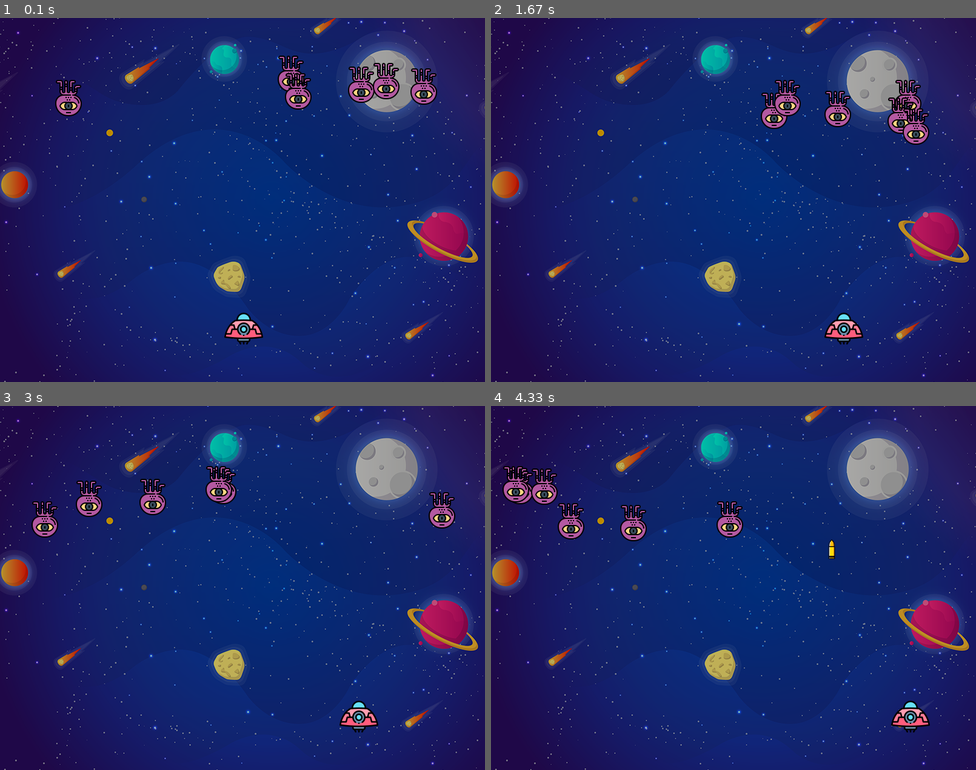
Above: before the commit, frames 1-4 (two rows, left to right).
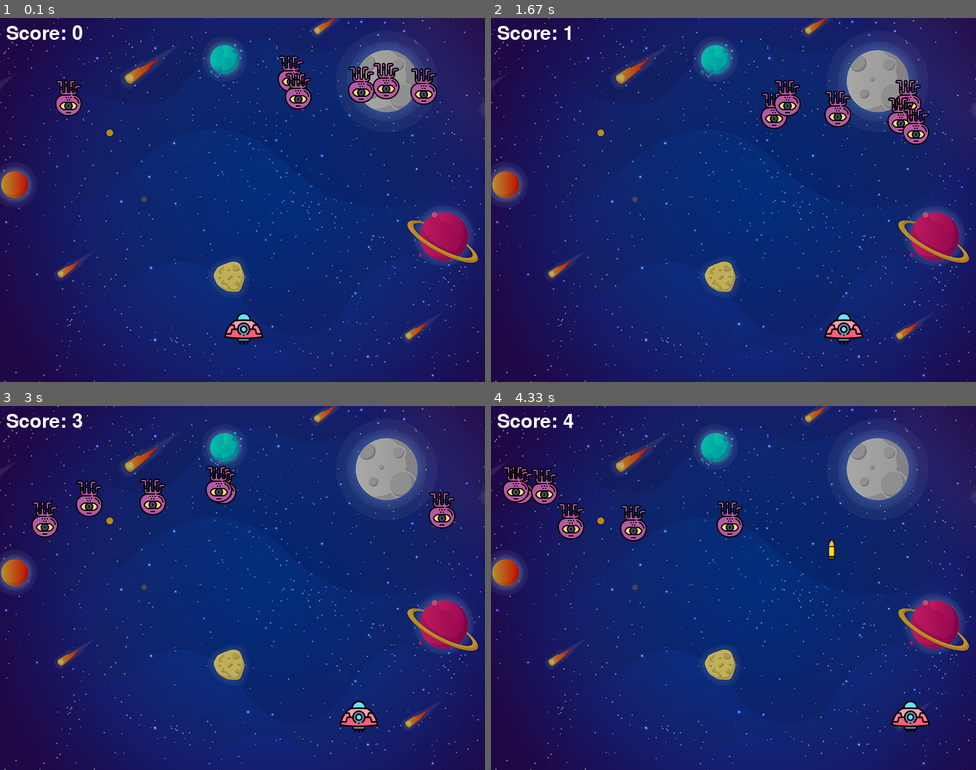
Above: after the commit, the same moments.

Repository: mornville/py_games
Game: pygame game, started from Space Invader/main.py
Same seed, same stepped clock (60 frames per second), same inputs: the game is played once before the commit and once after it.
Inputs:
- Up to frame 1 (0.1 s): no input
- Up to frame 2 (1.67 s): hold Right 0.33-0.8 s; hold Right 0.83-1.3 s; tap Space at 0.9, 1.2, 1.4 s; hold Left from 1.33 s (still down)
- Up to frame 3 (3 s): tap Space at 1.7, 1.97, 2.27, 2.4, 2.7 s; release Left at 1.87 s; hold Left 1.9-2.3 s; hold Right 2.33-2.97 s
- Up to frame 4 (4.33 s): hold Left 3-3.47 s; tap Space at 3.07, 3.37, 3.57, 3.87, 4.07 s; hold Right 3.5-3.97 s; hold Right from 4 s (still down)

The runs differ from the first frame. In frame 1, 0.3% of the frame differs, in the area x 1-17%, y 2-6%; in frame 2, 0.2%; in frame 3, 0.3%; in frame 4, 0.3%.

Commit message:
Final iteration

Diff:
--- a/Space Invader/main.py
+++ b/Space Invader/main.py
@@ -1,12 +1,25 @@
 import pygame
 import random
 import math
+from pygame import mixer
 # Initialising pygame
 pygame.init()
 
 # Creating a screen
 screen = pygame.display.set_mode((800, 600))
-score = 0
+
+#Score
+score_value = 0
+font = pygame.font.Font('freesansbold.ttf', 32)
+game_over_font = pygame.font.Font('freesansbold.ttf', 64)
+
+textX = 10
+textY = 10
+
+def show_score(x, y):
+    score = font.render(f"Score: {score_value}", True, (255, 255, 255))
+    screen.blit(score, (x, y))
+
 #Background
 background = pygame.image.load("background.png")
 #Title and icon
@@ -98,6 +111,13 @@
 
     # Enemy Movement
     for i in range(num_of_enemies):
+        #Game Over
+        if enemyY[i]>440:
+            final_score = game_over_font.render("GAME OVER", True, (255, 255, 255))
+            screen.blit(background, (0,0))
+            screen.blit(final_score, (200, 250))
+            show_score(textX, textY)
+            break
         enemyX[i]+=enemyX_change[i]
 
         # Setting boundries for enemy
@@ -113,10 +133,9 @@
         if collision:
             bulletY = 480
             bulletState = 'ready'
-            score+=1
+            score_value+=1
             enemyX[i] = random.randint(0, 735)
             enemyY[i] = random.randint(50, 150)
-            print(score)
 
         enemy(enemyX[i], enemyY[i], i)
 
@@ -133,6 +152,7 @@
         bulletY -= bulletY_change
 
 
+    show_score(textX, textY)
 
     # Update the game window always
     pygame.display.update()
